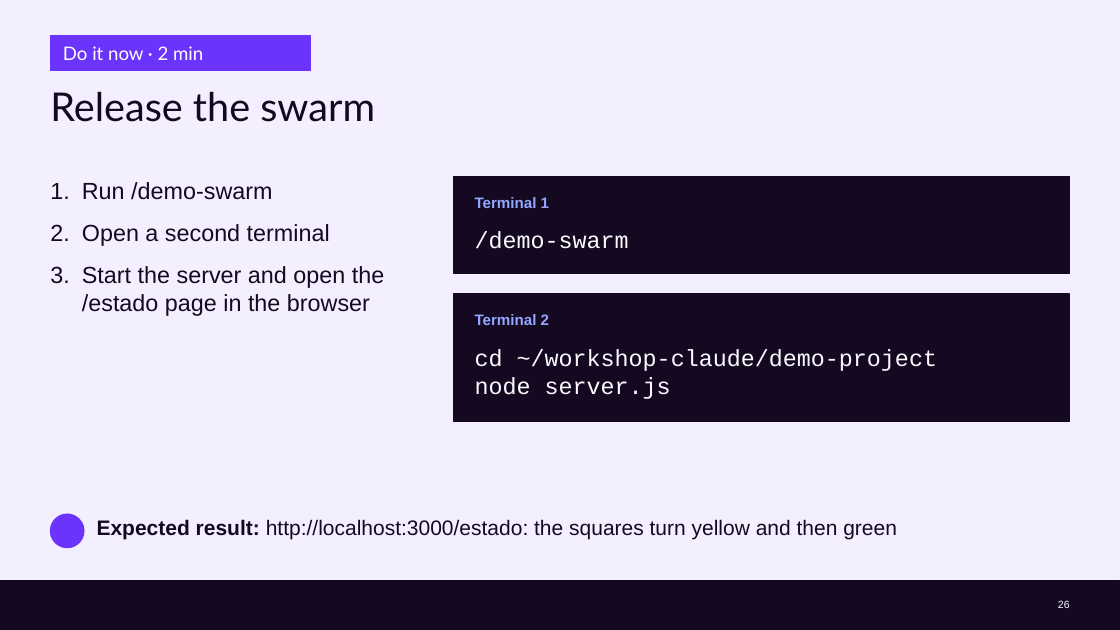
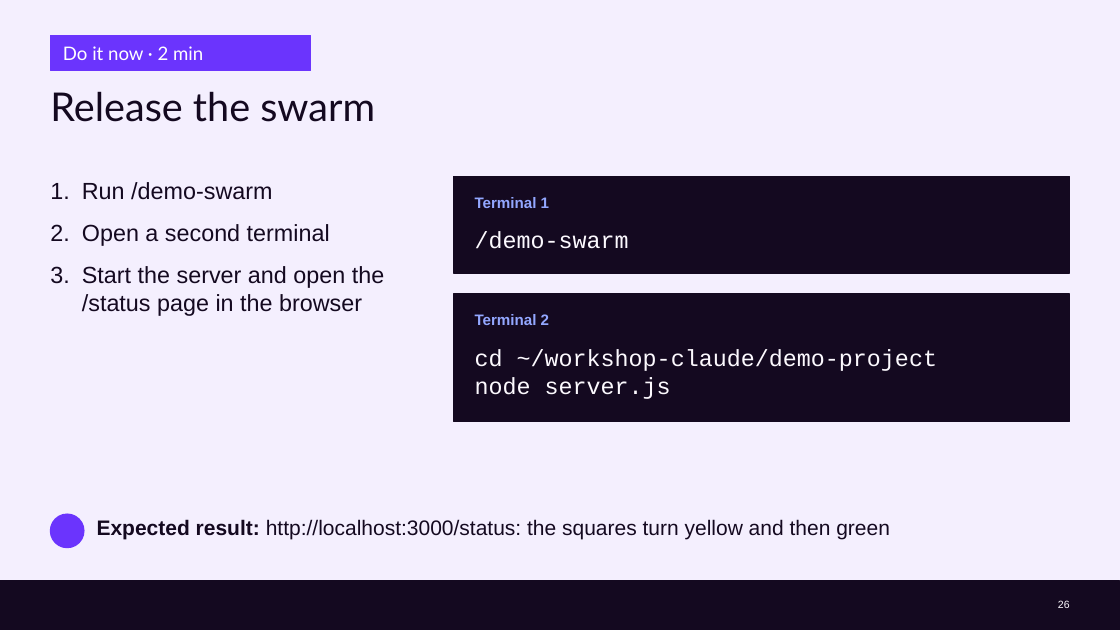
Before and after one commit to cx-guilherme-pinto/workshop-claude, a slide deck: slide 26 of slides/workshop.en.pptx. Drawn at 1120x630 pixels with LibreOffice and Linux fonts; fonts in the diff are those of the drawing; background and template pictures are left out. Boxes give left, top, right and bottom in pixels: in the first picture for what was removed or moved away, otherwise in the second. Text is boxed around its words. In the diff, an @@ line names an element or a change of style, - is before the commit and + after.

```diff
--- a/slides/workshop.en.pptx
+++ b/slides/workshop.en.pptx
@@ text at (82, 266, 384, 316): text changed @@
-3. Start the server and open the /estado page in the browser
+3. Start the server and open the /status page in the browser
@@ text at (97, 519, 890, 539): text changed @@
-Expected result: http://localhost:3000/estado: the squares turn yellow and then green
+Expected result: http://localhost:3000/status: the squares turn yellow and then green
```
Also in this commit, not shown: 11 other slides changed, 35 other files.
